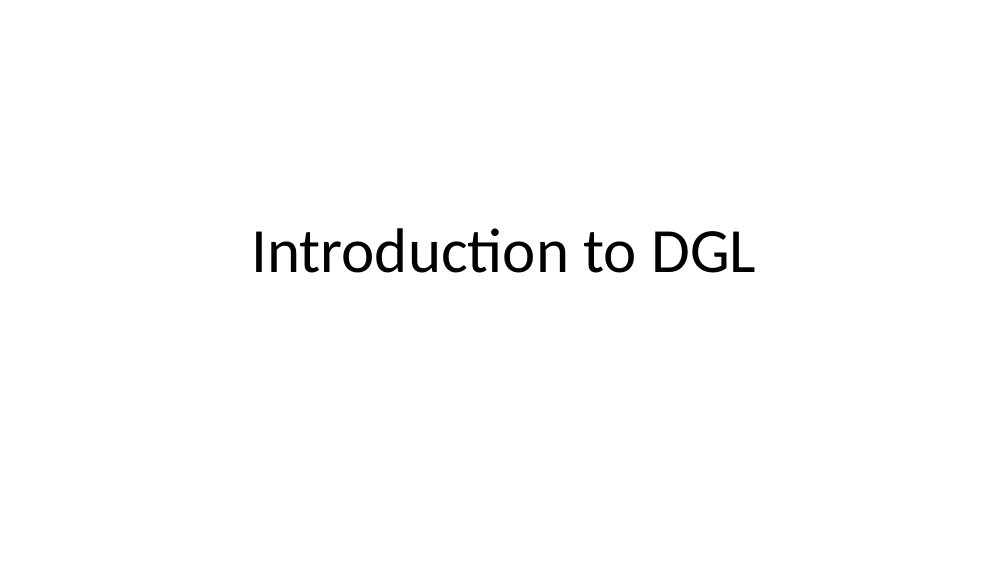
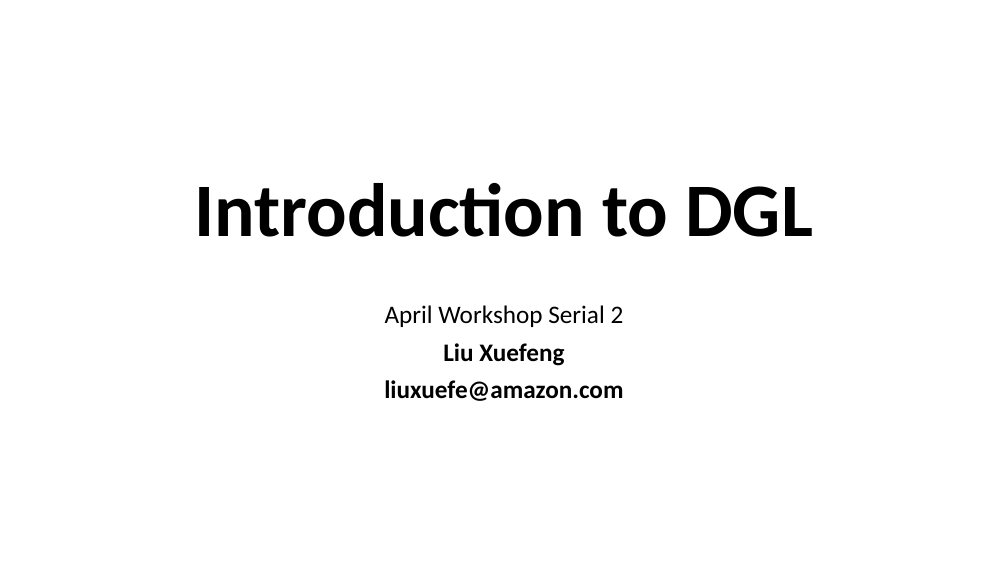
Before and after one commit to 596050/DGL_Internal_Workshop_April2020, a slide deck: slide 1 of Session02.pptx. Drawn at 1008x567 pixels with LibreOffice and Linux fonts; fonts in the diff are those of the drawing. Boxes give left, top, right and bottom in pixels: in the first picture for what was removed or moved away, otherwise in the second. Text is boxed around its words. In the diff, an @@ line names an element or a change of style, - is before the commit and + after.

```diff
--- a/Session02.pptx
+++ b/Session02.pptx
@@ title "Introduction to DGL": place and size @@
-title "Introduction to DGL" at (251, 228, 756, 273)
+title "Introduction to DGL" at (194, 183, 813, 237)
@@ title "Introduction to DGL" at (194, 183, 813, 237): size 60 to 72 pt, bold on @@
@@ subtitle added at (384, 305, 624, 401), 24 pt, text #000000, bold @@
+April Workshop Serial 2
+Liu Xuefeng
+liuxuefe@amazon.com
```
Also in this commit, not shown: 5 other slides changed, 1 slide added, 1 other file.
